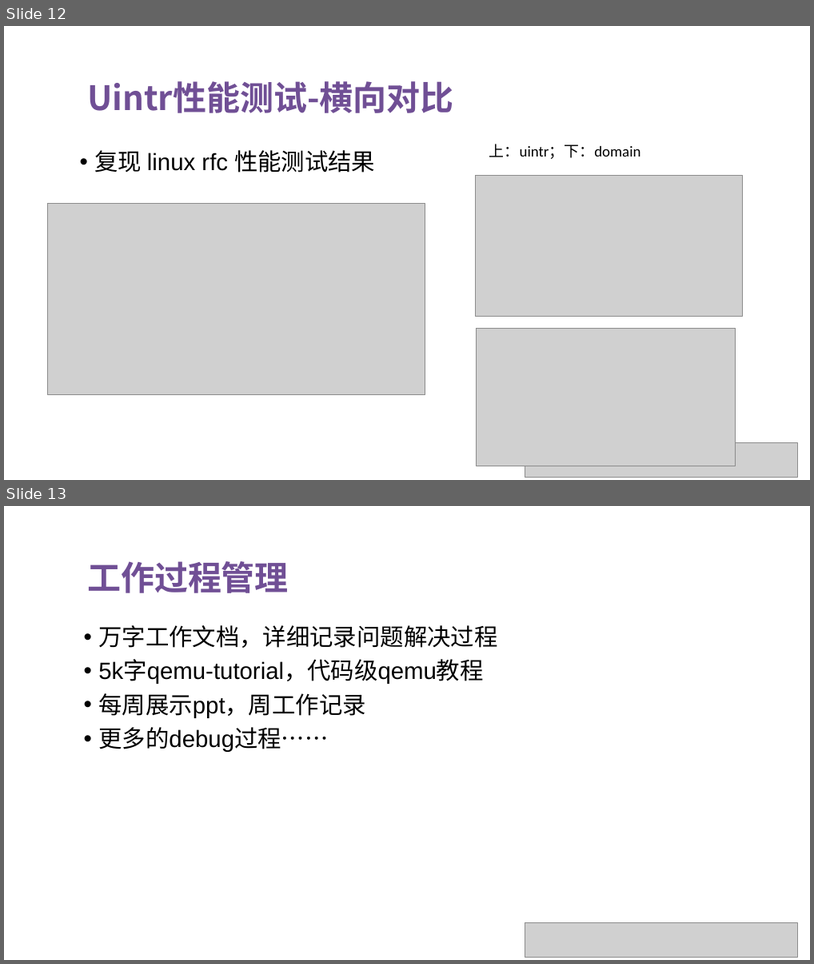
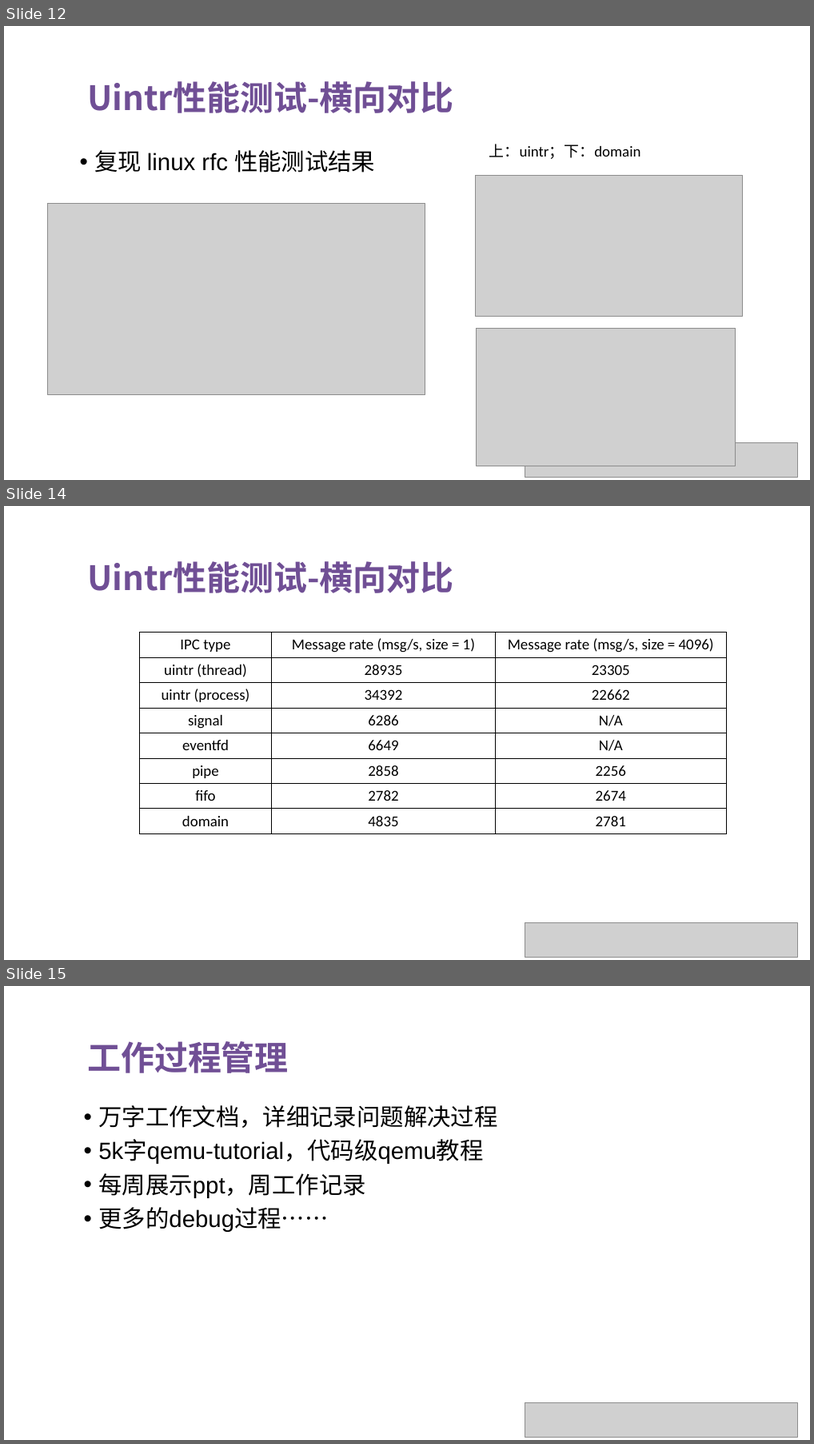
Before and after one commit to OS-F-4/usr-intr, a slide deck: ppt/2022-6-11.pptx. Shown one above the other, each under a label of ours: slides 12 and 13 before the commit, slides 12, 14 and 15 after it; the slides between them are not shown. The pictures are 814x964 and 814x1444 pixels, drawn with LibreOffice and Linux fonts; fonts in the diff are those of the drawing; grey boxes stand for pictures. Boxes give left, top, right and bottom in pixels: in the first picture for what was removed or moved away, otherwise in the second. Text is boxed around its words. In the diff, an @@ line names an element or a change of style, - is before the commit and + after.

```diff
--- a/ppt/2022-6-11.pptx
+++ b/ppt/2022-6-11.pptx
@@ slide 14 added at <box>4,506,810,960</box>, background #FFFFFF @@
@@ text added at <box>87,561,454,593</box>, 40 pt, text #704F95, bold @@
+Uintr性能测试-横向对比
@@ table added at <box>139,632,727,833</box>, 8 rows, 3 columns @@
+IPC type | Message rate (msg/s, size = 1) | Message rate (msg/s, size = 4096)
+uintr (thread) | 28935 | 23305
+uintr (process) | 34392 | 22662
+signal | 6286 | N/A
+eventfd | 6649 | N/A
+pipe | 2858 | 2256
+fifo | 2782 | 2674
+domain | 4835 | 2781
@@ picture added at <box>526,923,798,956</box> @@
@@ what was slide 13 is now slide 15 @@
```
Also in this commit, not shown: 1 other slide added.
